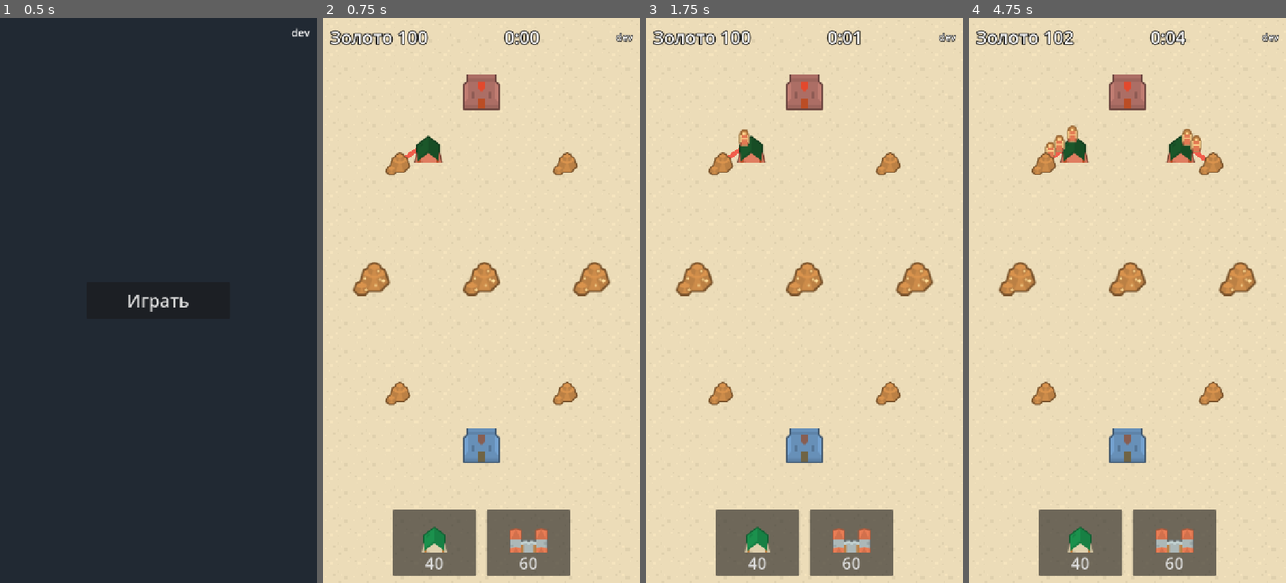
Above: before the commit, frames 1-4 (left to right).
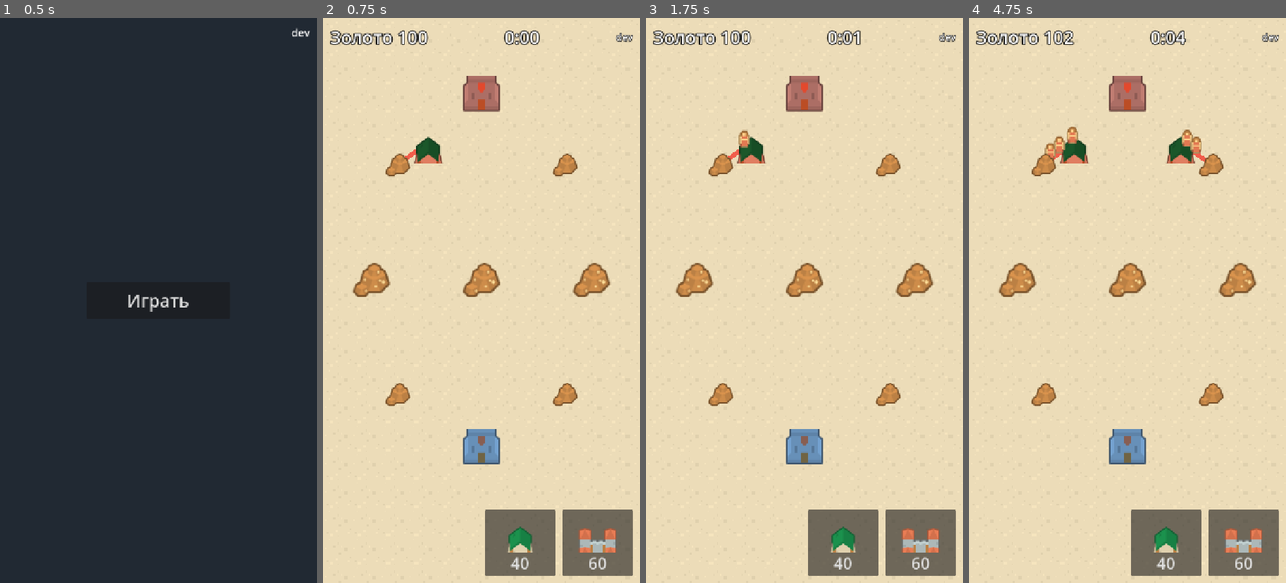
Above: after the commit, the same moments.

Repository: fishert2812/strategy-2d
Game: Godot game, scene res://scenes/main.tscn
The game is run twice, just before and just after one commit, with the same random seed, the same clock (stepped at 60 frames per second) and the same inputs.
Inputs (mouse positions are in pixels of both pictures, inside the frame that each line leads up to):
- Up to frame 1 (0.5 s): no input
- Up to frame 2 (0.75 s): click "Играть" at 0.5 s
- Up to frame 3 (1.75 s): tap Enter at 1.25 s; move the mouse to (874, 272) at 1.27 s; click (874, 272) at 1.42 s
- Up to frame 4 (4.75 s): drag from (1064, 328) to (1111, 413) at 2.02 s; move the mouse to (1159, 176) at 2.77 s; click (1159, 176) at 2.92 s; drag from (1111, 413) to (1032, 215) at 3.52 s; move the mouse to (1222, 385) at 4.27 s; click (1222, 385) at 4.42 s

Frame 1 is identical in both runs. In frame 2, 7.4% of the frame differs, in the area x 9-98%, y 10-99%; in frame 3, 7.4%; in frame 4, 7.7%.

Commit message:
Кнопки построек в правом нижнем углу под большой палец; поле целиком над ними на любом экране
Ошибка Романа 24.11.2026: «посреди экрана типо эти два здания… загораживают все… Это угол правый удобно».
Причина: отступ безопасной зоны считался от всего экрана, а в браузере окно ниже экрана на панели —
кнопки поднимались на поле. Теперь отступ от окна (не больше 15 %), поле масштабируется между
полоской сверху и кнопками. Тесты урока L001: кнопки в углу и не на поле, отступ в браузере.

Co-Authored-By: Claude Opus 5.5 <noreply@anthropic.com>
Claude-Session: https://claude.ai/code/session_019VbyzFae5xLzL824rEKy7F

Diff:
--- a/scenes/battle.tscn
+++ b/scenes/battle.tscn
@@ -99,11 +99,11 @@
 [node name="Bar" type="HBoxContainer" parent="Hud/Box"]
 layout_mode = 2
 mouse_filter = 2
-alignment = 1
-theme_override_constants/separation = 24
+alignment = 2
+theme_override_constants/separation = 16
 
 [node name="camp" type="Button" parent="Hud/Box/Bar"]
-custom_minimum_size = Vector2(190, 150)
+custom_minimum_size = Vector2(160, 150)
 layout_mode = 2
 mouse_filter = 2
 theme_override_font_sizes/font_size = 36
@@ -114,7 +114,7 @@
 expand_icon = true
 
 [node name="barracks" type="Button" parent="Hud/Box/Bar"]
-custom_minimum_size = Vector2(190, 150)
+custom_minimum_size = Vector2(160, 150)
 layout_mode = 2
 mouse_filter = 2
 theme_override_font_sizes/font_size = 36
--- a/scripts/battle.gd
+++ b/scripts/battle.gd
@@ -16,8 +16,6 @@
 const PATH_COLOR := [Color(0.2, 0.45, 1.0, 0.75), Color(0.95, 0.2, 0.15, 0.75)]
 ## Цвет стороны: синие мы, красные враг.
 const TINT := [Color(0.6, 0.78, 1.0), Color(1.0, 0.6, 0.55)]
-const TOP := 90.0
-const BOTTOM := 190.0
 ## Сдвиг пальца меньше этого — касание, а не перетягивание.
 const TAP := 24.0
 
@@ -67,7 +65,12 @@
 	enemy.step(dt)
 	sim.step(dt)
 	var field := Sim._v(sim.cfg.field)
-	world.position = Vector2((size.x - field.x) / 2, TOP + (size.y - TOP - BOTTOM - field.y) / 2)
+	# Поле целиком между полоской сверху и кнопками снизу, на любом экране.
+	var top: float = $Hud/Box/Top.get_global_rect().end.y + 4
+	var room := Vector2(size.x, _bar_top() - 4 - top)
+	var k := minf(room.x / field.x, room.y / field.y)
+	world.scale = Vector2(k, k)
+	world.position = Vector2((size.x - field.x * k) / 2, top + (room.y - field.y * k) / 2)
 	world.position += Vector2(randf_range(-shake, shake), randf_range(-shake, shake))
 	shake = move_toward(shake, 0.0, dt * 40.0)
 	$Hud/Box/Top/Gold.text = "Золото %d" % sim.gold[Sim.PLAYER]
@@ -190,7 +193,7 @@
 		if not sim.set_path(d.from, at) and (tap or d.from.pos.distance_to(at) > 60):
 			hint("тяни тропу к залежи" if d.from.kind == "camp" else "тяни тропу к зданию врага")
 		return
-	if pos.y > size.y - BOTTOM:
+	if pos.y > _bar_top():
 		return
 	var why := sim.can_build(Sim.PLAYER, d.what, at)
 	if why != "":
@@ -243,6 +246,10 @@
 			$End.show()
 
 
+func _bar_top() -> float:
+	return $Hud/Box/Bar.get_global_rect().position.y
+
+
 func sprite_of(id: int) -> Node2D:
 	return _sprites.get(id, _units.get(id))
 
--- a/scripts/main.gd
+++ b/scripts/main.gd
@@ -12,23 +12,4 @@
 	sha_label.text = Version.sha()
 	play_button.custom_minimum_size = Vector2(ceilf(MIN_BUTTON * 4.0), ceilf(MIN_BUTTON))
 	play_button.pressed.connect(func(): get_tree().change_scene_to_file("res://scenes/battle.tscn"))
-	_apply_safe_area()
-
-
-## Отступ от края экрана, если вырез и скругления меньше.
-const EDGE := 16
-
-
-func _apply_safe_area() -> void:
-	var margins := $Safe as MarginContainer
-	for side in ["top", "left", "right", "bottom"]:
-		margins.add_theme_constant_override("margin_" + side, EDGE)
-	var safe := DisplayServer.get_display_safe_area()
-	var screen := DisplayServer.screen_get_size()
-	if screen.x <= 0 or safe.size.x <= 0:
-		return
-	var k := get_viewport_rect().size.x / float(screen.x)
-	margins.add_theme_constant_override("margin_top", maxi(EDGE, int(safe.position.y * k)))
-	margins.add_theme_constant_override("margin_left", maxi(EDGE, int(safe.position.x * k)))
-	margins.add_theme_constant_override("margin_right", maxi(EDGE, int((screen.x - safe.end.x) * k)))
-	margins.add_theme_constant_override("margin_bottom", maxi(EDGE, int((screen.y - safe.end.y) * k)))
+	SafeArea.apply($Safe)
--- a/scripts/safe_area.gd
+++ b/scripts/safe_area.gd
@@ -1,18 +1,28 @@
 class_name SafeArea
 ## Отступы безопасной зоны (вырез, скругления) для MarginContainer, не меньше EDGE.
+## Считаем от окна игры, а не от всего экрана: в браузере окно меньше экрана на панели браузера,
+## и отступ «от экрана» поднимал кнопки на середину поля (урок L001).
 
 const EDGE := 16
 
 
 static func apply(margins: MarginContainer) -> void:
-	for side in ["top", "left", "right", "bottom"]:
-		margins.add_theme_constant_override("margin_" + side, EDGE)
-	var safe := DisplayServer.get_display_safe_area()
-	var screen := DisplayServer.screen_get_size()
-	if screen.x <= 0 or safe.size.x <= 0:
-		return
-	var k := margins.get_viewport_rect().size.x / float(screen.x)
-	margins.add_theme_constant_override("margin_top", maxi(EDGE, int(safe.position.y * k)))
-	margins.add_theme_constant_override("margin_left", maxi(EDGE, int(safe.position.x * k)))
-	margins.add_theme_constant_override("margin_right", maxi(EDGE, int((screen.x - safe.end.x) * k)))
-	margins.add_theme_constant_override("margin_bottom", maxi(EDGE, int((screen.y - safe.end.y) * k)))
+	var window := Rect2(DisplayServer.window_get_position(), DisplayServer.window_get_size())
+	var m := insets(window, Rect2(DisplayServer.get_display_safe_area()), margins.get_viewport_rect().size.x)
+	for i in 4:
+		margins.add_theme_constant_override("margin_" + ["left", "top", "right", "bottom"][i], m[i])
+
+
+## Отступы слева, сверху, справа, снизу в единицах игры (ширина экрана игры = width).
+## Часть безопасной зоны вне окна не в счёт; отступ не больше 15 % окна.
+static func insets(window: Rect2, safe: Rect2, width: float) -> Array[int]:
+	var out: Array[int] = [EDGE, EDGE, EDGE, EDGE]
+	if window.size.x <= 0 or safe.size.x <= 0:
+		return out
+	var k := width / window.size.x
+	var cut := [safe.position.x - window.position.x, safe.position.y - window.position.y,
+		window.end.x - safe.end.x, window.end.y - safe.end.y]
+	for i in 4:
+		var limit := (window.size.x if i % 2 == 0 else window.size.y) * 0.15
+		out[i] = maxi(EDGE, int(clampf(cut[i], 0.0, limit) * k))
+	return out
--- a/tests/test_touch.gd
+++ b/tests/test_touch.gd
@@ -73,3 +73,31 @@
 		if why != "":
 			return "%s (экран %dx%d)" % [why, size.x, size.y]
 	return ""
+
+
+func test_buttons_in_thumb_corner_and_off_the_field() -> String:
+	for size in SIZES:
+		var battle: Control = await _battle(size)
+		var field := Rect2(battle.world.to_global(Vector2.ZERO), Vector2(battle.sim.cfg.field[0], battle.sim.cfg.field[1]) * battle.world.scale)
+		var why := ""
+		for kind in battle.buttons:
+			var r: Rect2 = battle.buttons[kind].get_global_rect()
+			if r.position.x < size.x / 2 or r.end.y < size.y - 200:
+				why = "кнопка «%s» не в правом нижнем углу: %s" % [kind, r]
+			elif r.intersects(field):
+				why = "кнопка «%s» закрывает поле" % kind
+		battle.get_parent().free()
+		if why != "":
+			return "%s (экран %dx%d)" % [why, size.x, size.y]
+	return ""
+
+
+## В браузере окно ниже экрана на панели браузера: отступ снизу не должен поднимать кнопки.
+func test_safe_area_counts_from_window() -> String:
+	var web := SafeArea.insets(Rect2(0, 0, 390, 664), Rect2(0, 0, 390, 844), 720)
+	if web[3] != SafeArea.EDGE:
+		return "в браузере отступ снизу %d, ждали %d" % [web[3], SafeArea.EDGE]
+	var phone := SafeArea.insets(Rect2(0, 0, 390, 844), Rect2(0, 47, 390, 763), 720)
+	if phone[1] != 86 or phone[3] != 62:
+		return "на iPhone отступы сверху %d и снизу %d, ждали 86 и 62" % [phone[1], phone[3]]
+	return ""
